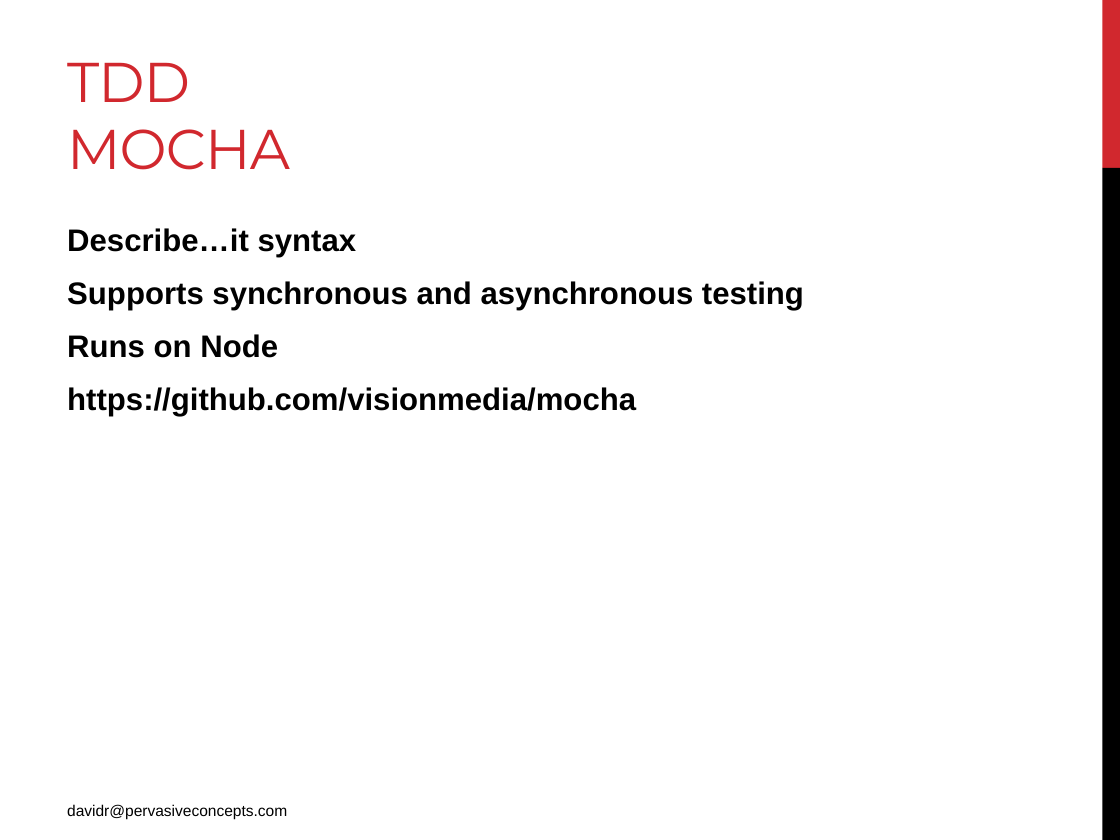
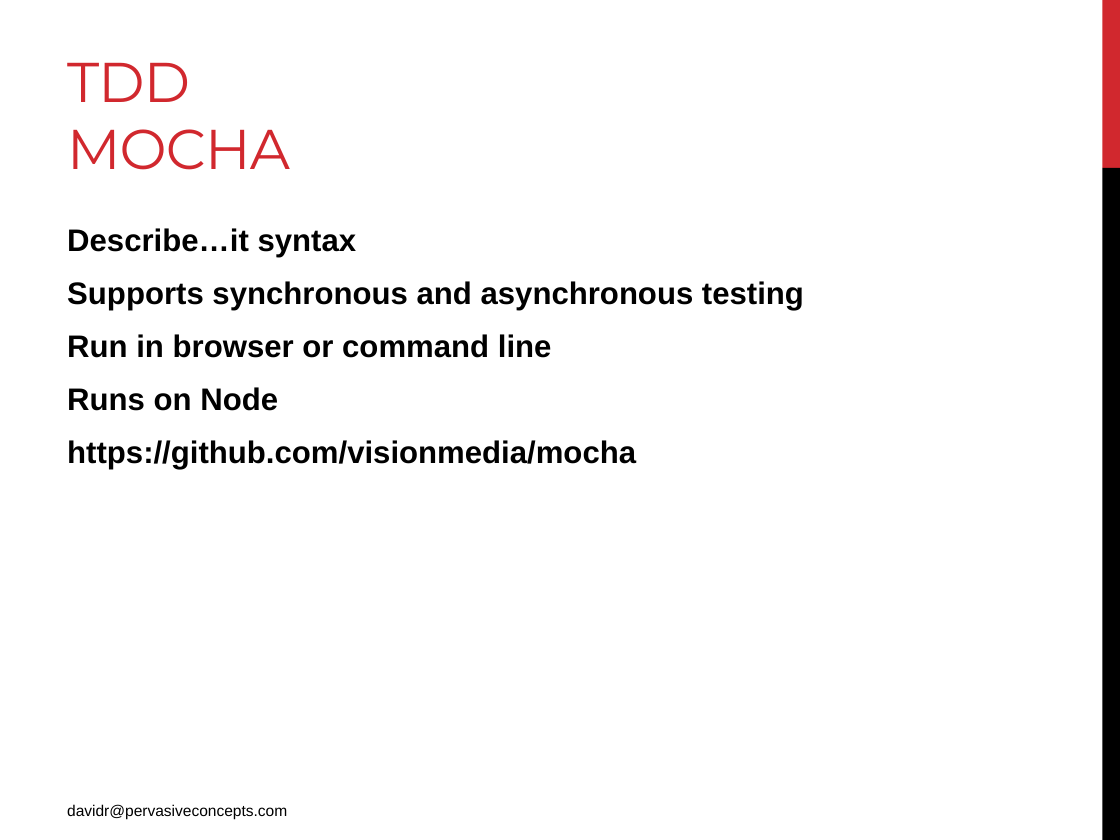
Before and after one commit to pcdwr/ClubAJAXBDD, a slide deck: slide 9 of Presentation/Presentation.pptx. Drawn at 1120x840 pixels with LibreOffice and Linux fonts; fonts in the diff are those of the drawing. Boxes give left, top, right and bottom in pixels: in the first picture for what was removed or moved away, otherwise in the second. Text is boxed around its words. In the diff, an @@ line names an element or a change of style, - is before the commit and + after.

```diff
--- a/Presentation/Presentation.pptx
+++ b/Presentation/Presentation.pptx
@@ text at [67, 334, 552, 358]: paragraph added @@
+Run in browser or command line
```
Also in this commit, not shown: 1 other slide changed, 2 slides added, 1 slide removed, 15 other files.
